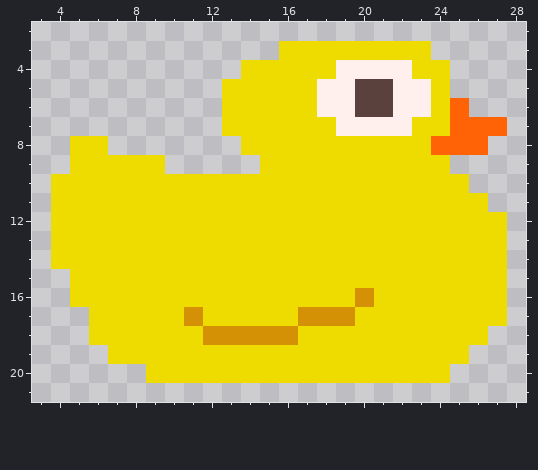
Pixel-art sprite: packages/nouns-img-permutator/assets/layer-3/head-ducky.png. That is the earlier state.
The file is 32x32 pixels. Shown: x 3..28, y 2..21.
And afterwards:
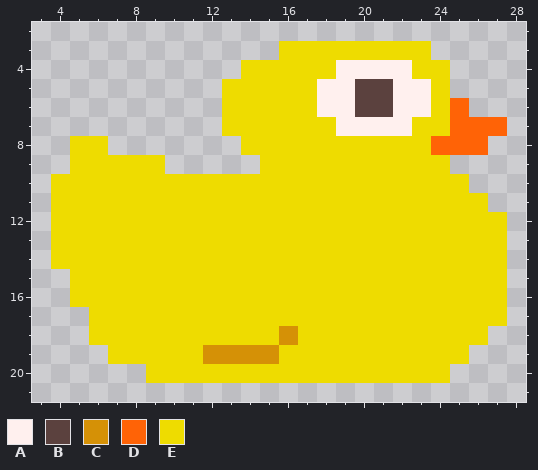
Palette (. is transparent): A #fff0ee  B #5b413e  C #d59106  D #ff6306  E #eedc00
The exact change:
Changed rows in their new state; - is an unchanged pixel.
first column x 11:
16 ---------E
17 E-----EEE-
18 -EEEE-----
19 -CCCC-----
